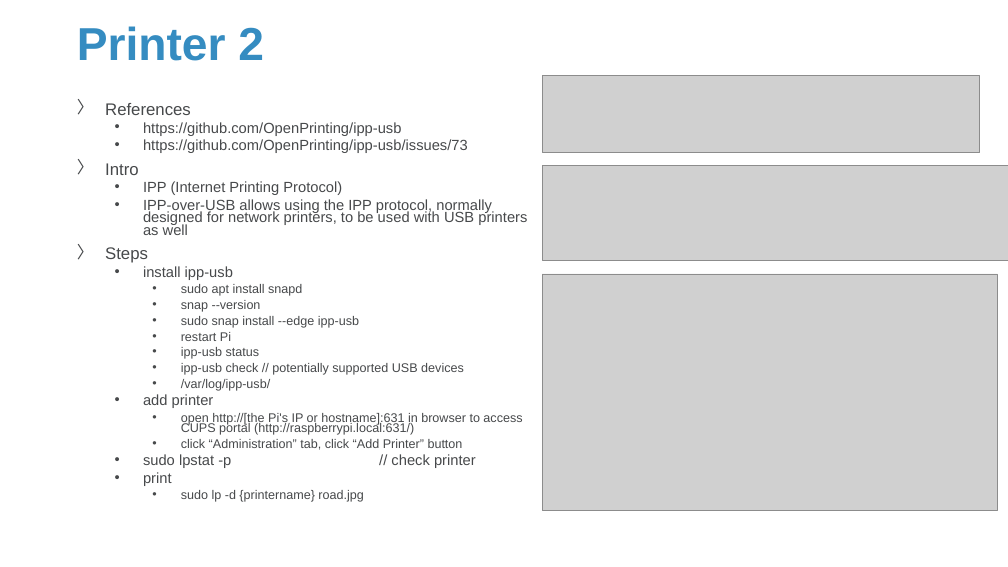
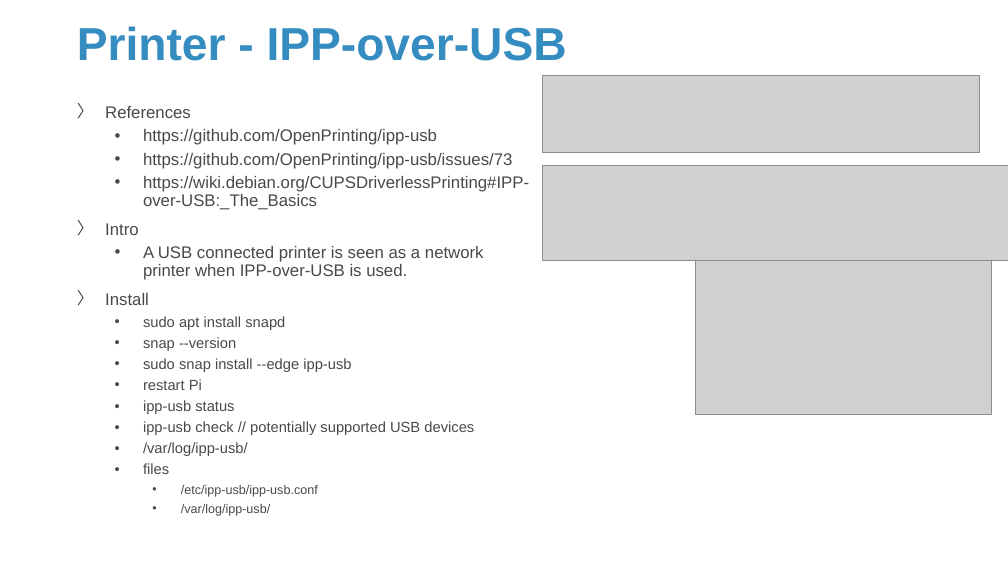
Before and after one commit to Sparks-Lu/TechNotes, a slide deck: slide 41 of Hardware/RaspberrySetup.pptx (slide 31 before the commit). Drawn at 1008x567 pixels with LibreOffice and Linux fonts; fonts in the diff are those of the drawing; grey boxes stand for pictures; background and template pictures are left out. Boxes give left, top, right and bottom in pixels: in the first picture for what was removed or moved away, otherwise in the second. Text is boxed around its words. In the diff, an @@ line names an element or a change of style, - is before the commit and + after.

```diff
--- a/Hardware/RaspberrySetup.pptx
+++ b/Hardware/RaspberrySetup.pptx
@@ title at (x1=77, y1=26, x2=567, y2=61): text changed @@
-Printer 2
+Printer - IPP-over-USB
@@ text at (x1=105, y1=106, x2=512, y2=456): size 14 to 16 pt in "https://github.com/OpenPrinting/ipp-usb", "https://github.com/OpenPrinting/ipp-usb/issues/73"; size 12 to 14 pt in "sudo apt install snapd", "snap --version", "sudo snap install --edge ipp-usb", "restart Pi" and 3 more places; line spacing 0.7 to 0.9; list level 3 to 2 in "sudo apt install snapd"; list level 3 to 2 in "snap --version"; list level 3 to 2 in "sudo snap install --edge ipp-usb"; list level 3 to 2 in "restart Pi"; list level 3 to 2 in "ipp-usb status"; list level 3 to 2 in "ipp-usb check // potentially supported ..."; list level 3 to 2 in "/var/log/ipp-usb/" @@
@@ text at (x1=143, y1=176, x2=529, y2=210): paragraph added @@
+  • https://wiki.debian.org/CUPSDriverlessPrinting#IPP-over-USB:_The_Basics
@@ text at (x1=105, y1=246, x2=484, y2=305): text changed; size 14 to 16 pt @@
-  • IPP (Internet Printing Protocol)
-  • IPP-over-USB allows using the IPP protocol, normally designed for network printers, to be used with USB printers as well
-〉 Steps
-  • install ipp-usb
+  • A USB connected printer is seen as a network printer when IPP-over-USB is used.
+〉 Install
@@ picture resized from (x1=542, y1=274, x2=997, y2=510) to (x1=696, y1=261, x2=991, y2=414) @@
@@ text at (x1=143, y1=463, x2=318, y2=516): text changed @@
-  • add printer
-    • open http://[the Pi's IP or hostname]:631 in browser to access CUPS portal (http://raspberrypi.local:631/)
-    • click “Administration” tab, click “Add Printer” button
-  • sudo lpstat -p // check printer
-  • print
-    • sudo lp -d {printername} road.jpg
+  • files
+    • /etc/ipp-usb/ipp-usb.conf
+    • /var/log/ipp-usb/
```
Also in this commit, not shown: 11 other slides changed, 8 slides added, 41 other files.
